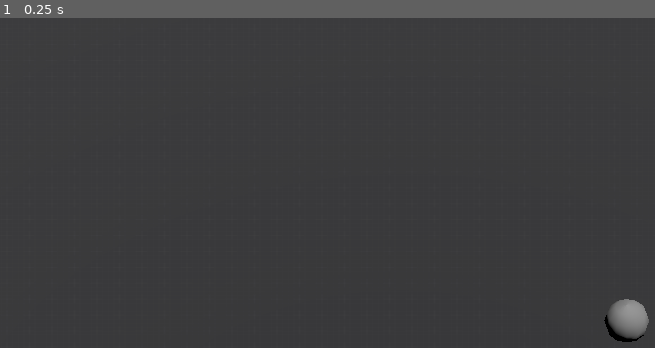
Above: before the commit, frame 1.
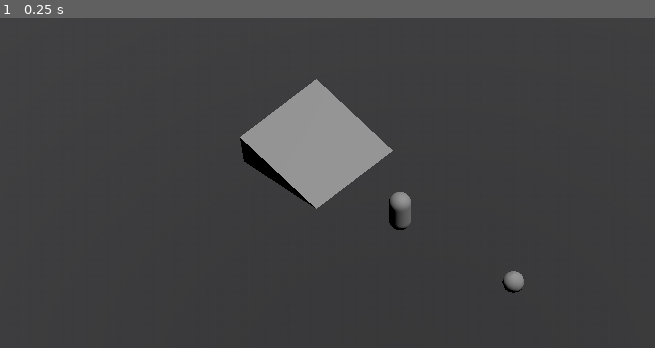
Above: after the commit, the same moment.

Repository: ZeFurtif/Kelbellum-Godot
Game: Godot game, scene res://scenes/debug/single_player_test.tscn
Two runs of this game, one before a commit and one after it. Both use one fixed random seed, a clock stepped at 60 frames per second and the inputs below. The project has no main scene, so this scene is started directly.
Inputs:
- Up to frame 1 (0.25 s): no input

The runs differ from the first frame. In frame 1, 6.0% of the frame differs, in the area x 36-100%, y 18-99%.

Commit message:
[EVA] Player Update + Gravity

Diff:
--- a/project.godot
+++ b/project.godot
@@ -24,6 +24,7 @@
 window/size/viewport_width=1600
 window/size/viewport_height=900
 window/size/initial_position_type=2
+window/vsync/vsync_mode=0
 
 [dotnet]
 
--- a/scenes/debug/single_player_test.tscn
+++ b/scenes/debug/single_player_test.tscn
@@ -3,36 +3,32 @@
 [ext_resource type="PackedScene" uid="uid://m63l4ut23ud3" path="res://scenes/player/Player.tscn" id="1_8wnd5"]
 [ext_resource type="Texture2D" uid="uid://c3tsgpq3k48ho" path="res://assets/_debug/GridTextures/Dark/texture_02.png" id="2_16h13"]
 
-[sub_resource type="WorldBoundaryShape3D" id="WorldBoundaryShape3D_21iqk"]
-
-[sub_resource type="StandardMaterial3D" id="StandardMaterial3D_2q7rx"]
+[sub_resource type="StandardMaterial3D" id="StandardMaterial3D_7ig8f"]
 albedo_texture = ExtResource("2_16h13")
 uv1_triplanar = true
 
 [sub_resource type="BoxMesh" id="BoxMesh_nyhip"]
-material = SubResource("StandardMaterial3D_2q7rx")
+material = SubResource("StandardMaterial3D_7ig8f")
 size = Vector3(100, 1, 100)
+
+[sub_resource type="PrismMesh" id="PrismMesh_ocnd6"]
 
 [node name="SinglePlayerTest" type="Node3D"]
 
 [node name="Camera3D" type="Camera3D" parent="."]
 transform = Transform3D(1, 0, 0, 0, 0.707107, 0.707107, 0, -0.707107, 0.707107, 0, 8, 9)
 projection = 1
-size = 10.0
+size = 20.0
 
 [node name="DirectionalLight3D" type="DirectionalLight3D" parent="."]
 transform = Transform3D(0.927334, 0.0655897, 0.368442, -0.374234, 0.162528, 0.91298, 0, -0.984522, 0.175264, 0, 2.55357, 0)
 
 [node name="Player" parent="." instance=ExtResource("1_8wnd5")]
-keyboard_control = true
+transform = Transform3D(1, 0, 0, 0, 1, 0, 0, 0, 1, 0, 1, 0)
 
-[node name="Floor" type="Area3D" parent="."]
-
-[node name="CollisionShape3D" type="CollisionShape3D" parent="Floor"]
-shape = SubResource("WorldBoundaryShape3D_21iqk")
-
-[node name="CSGMesh3D" type="CSGMesh3D" parent="Floor"]
+[node name="Floor" type="CSGMesh3D" parent="."]
 transform = Transform3D(1, 0, 0, 0, 1, 0, 0, 0, 1, 0, -0.5, 0)
+use_collision = true
 mesh = SubResource("BoxMesh_nyhip")
 
 [node name="Target" type="Node3D" parent="." groups=["Target"]]
@@ -40,3 +36,8 @@
 
 [node name="CSGSphere3D" type="CSGSphere3D" parent="Target"]
 use_collision = true
+
+[node name="CSGMesh3D" type="CSGMesh3D" parent="."]
+transform = Transform3D(-0.66119, 3.60254, 3.4036, 4.91786, 0.902596, 0, -0.614416, 3.34769, -3.66271, -3.28434, -0.661108, -4.14967)
+use_collision = true
+mesh = SubResource("PrismMesh_ocnd6")
--- /dev/null
+++ b/scenes/debug/two_player_test.tscn
@@ -0,0 +1,40 @@
+[gd_scene load_steps=5 format=3 uid="uid://bfp5xaipom3rl"]
+
+[ext_resource type="PackedScene" uid="uid://m63l4ut23ud3" path="res://scenes/player/Player.tscn" id="1_7cfjl"]
+[ext_resource type="Texture2D" uid="uid://c3tsgpq3k48ho" path="res://assets/_debug/GridTextures/Dark/texture_02.png" id="2_qshag"]
+
+[sub_resource type="StandardMaterial3D" id="StandardMaterial3D_2q7rx"]
+albedo_texture = ExtResource("2_qshag")
+uv1_triplanar = true
+
+[sub_resource type="BoxMesh" id="BoxMesh_ndxyw"]
+material = SubResource("StandardMaterial3D_2q7rx")
+size = Vector3(100, 1, 100)
+
+[node name="SinglePlayerTest" type="Node3D"]
+
+[node name="Camera3D" type="Camera3D" parent="."]
+transform = Transform3D(1, 0, 0, 0, 0.707107, 0.707107, 0, -0.707107, 0.707107, 0, 8, 9)
+projection = 1
+size = 20.0
+
+[node name="DirectionalLight3D" type="DirectionalLight3D" parent="."]
+transform = Transform3D(0.927334, 0.0655897, 0.368442, -0.374234, 0.162528, 0.91298, 0, -0.984522, 0.175264, 0, 2.55357, 0)
+
+[node name="Player" parent="." instance=ExtResource("1_7cfjl")]
+transform = Transform3D(1, 0, 0, 0, 1, 0, 0, 0, 1, -2, 0, -1)
+keyboard_control = true
+
+[node name="Player2" parent="." instance=ExtResource("1_7cfjl")]
+transform = Transform3D(1, 0, 0, 0, 1, 0, 0, 0, 1, 2, 0, -1)
+
+[node name="Floor" type="CSGMesh3D" parent="."]
+transform = Transform3D(1, 0, 0, 0, 1, 0, 0, 0, 1, 0, -0.5, 0)
+use_collision = true
+mesh = SubResource("BoxMesh_ndxyw")
+
+[node name="Target" type="Node3D" parent="." groups=["Target"]]
+transform = Transform3D(1, 0, 0, 0, 1, 0, 0, 0, 1, 5.03887, 1.6877, 5.13009)
+
+[node name="CSGSphere3D" type="CSGSphere3D" parent="Target"]
+use_collision = true
--- a/scenes/player/Player.gd
+++ b/scenes/player/Player.gd
@@ -6,8 +6,8 @@
 # CONTROLLER DEAD ZONE
 const JOYSTICK_DEAD_ZONE : float = 0.5
 const TRIGGER_DEAD_ZONE : float = 0.1
-const SPEED : float = 10.0
-const SIGHT_RANGE : float = 5.0
+const SPEED : float = 5.0
+const SIGHT_RANGE : float = 20.0
 
 var raw_move_input : Vector2 = Vector2.ZERO
 var primary_reset : bool = true
@@ -28,18 +28,14 @@
 		controller_id = -1
 		return
 
-	# check if have controller
-	if controller_id == -1 :
-		set_physics_process(false)
-	return
-
 func _process(delta : float) -> void :
 	# waiting for controller
-	if controller_id == -1 :
-		controller_id = ControllerManager.get_controller_id(player_id)
-		if controller_id != -1 :
-			set_physics_process(true)
-		return
+	if not keyboard_control:
+		if controller_id == -1 :
+			controller_id = ControllerManager.get_controller_id(player_id)
+			if controller_id != -1 :
+				set_physics_process(true)
+			return
 
 	# normal process
 	handle_aim()
@@ -51,8 +47,12 @@
 	return
 
 func handle_movement(delta : float) -> void :
-	velocity = Vector3.ZERO
 	raw_move_input = Vector2.ZERO
+
+	if not is_on_floor():
+		velocity.y = move_toward(velocity.y, -9.81, 1)
+	else:
+		velocity.y = 0
 
 	if keyboard_control :
 		raw_move_input = Input.get_vector("move_left", "move_right", "move_up", "move_down")
@@ -64,6 +64,10 @@
 	if raw_move_input.length() >= JOYSTICK_DEAD_ZONE :
 		velocity.x = raw_move_input.x * SPEED * raw_move_input.length()
 		velocity.z = raw_move_input.y * SPEED * raw_move_input.length()
+	else:
+		velocity.x = move_toward(velocity.x, 0, SPEED)
+		velocity.z = move_toward(velocity.z, 0, SPEED)
+
 	move_and_slide()
 
 func handle_aim() -> void :
@@ -91,7 +95,7 @@
 			look_dir.z += raw_input.y * SIGHT_RANGE
 	if abs(look_dir.length()) > JOYSTICK_DEAD_ZONE :
 		var corrected_look_dir = get_aimest_valid_target_position(look_dir, SIGHT_RANGE, false)
-		if abs(raw_input.length()) >= JOYSTICK_DEAD_ZONE :
+		if abs(raw_input.length()) >= JOYSTICK_DEAD_ZONE and not keyboard_control:
 			look_at(corrected_look_dir)
 		else:
 			look_at(look_dir)
@@ -138,7 +142,6 @@
 
 func use_primary() -> void :
 	pass
-
 
 func get_aimest_valid_target_position(lookdir : Vector3, range : float, lineOfSight : bool) -> Vector3 :
 	var all_targets : Array[Node] = get_tree().get_nodes_in_group("Target")
--- a/scenes/player/Player.tscn
+++ b/scenes/player/Player.tscn
@@ -1,10 +1,12 @@
-[gd_scene load_steps=3 format=3 uid="uid://m63l4ut23ud3"]
+[gd_scene load_steps=4 format=3 uid="uid://m63l4ut23ud3"]
 
 [ext_resource type="Script" path="res://scenes/player/Player.gd" id="1_sxn4s"]
 
+[sub_resource type="CapsuleMesh" id="CapsuleMesh_sngm7"]
+
 [sub_resource type="CapsuleShape3D" id="CapsuleShape3D_slajy"]
-radius = 0.3
-height = 1.8
+radius = 0.514208
+height = 2.02533
 
 [node name="Player" type="CharacterBody3D"]
 script = ExtResource("1_sxn4s")
@@ -12,9 +14,13 @@
 [node name="Visuals" type="Node3D" parent="."]
 transform = Transform3D(1, 0, 0, 0, 1, 0, 0, 0, 1, 0, 1, 0)
 
+[node name="CSGMesh3D" type="CSGMesh3D" parent="Visuals"]
+mesh = SubResource("CapsuleMesh_sngm7")
+
 [node name="CollisionShape3D" type="CollisionShape3D" parent="."]
-transform = Transform3D(1, 0, 0, 0, 1, 0, 0, 0, 1, 0, 0.9, 0)
+transform = Transform3D(1, 0, 0, 0, 1, 0, 0, 0, 1, 0, 1, 0)
 shape = SubResource("CapsuleShape3D_slajy")
 
 [node name="RayCast3D" type="RayCast3D" parent="."]
+transform = Transform3D(1, 0, 0, 0, 1, 0, 0, 0, 1, 0, 1.5, 0)
 target_position = Vector3(0, 0, -5)
